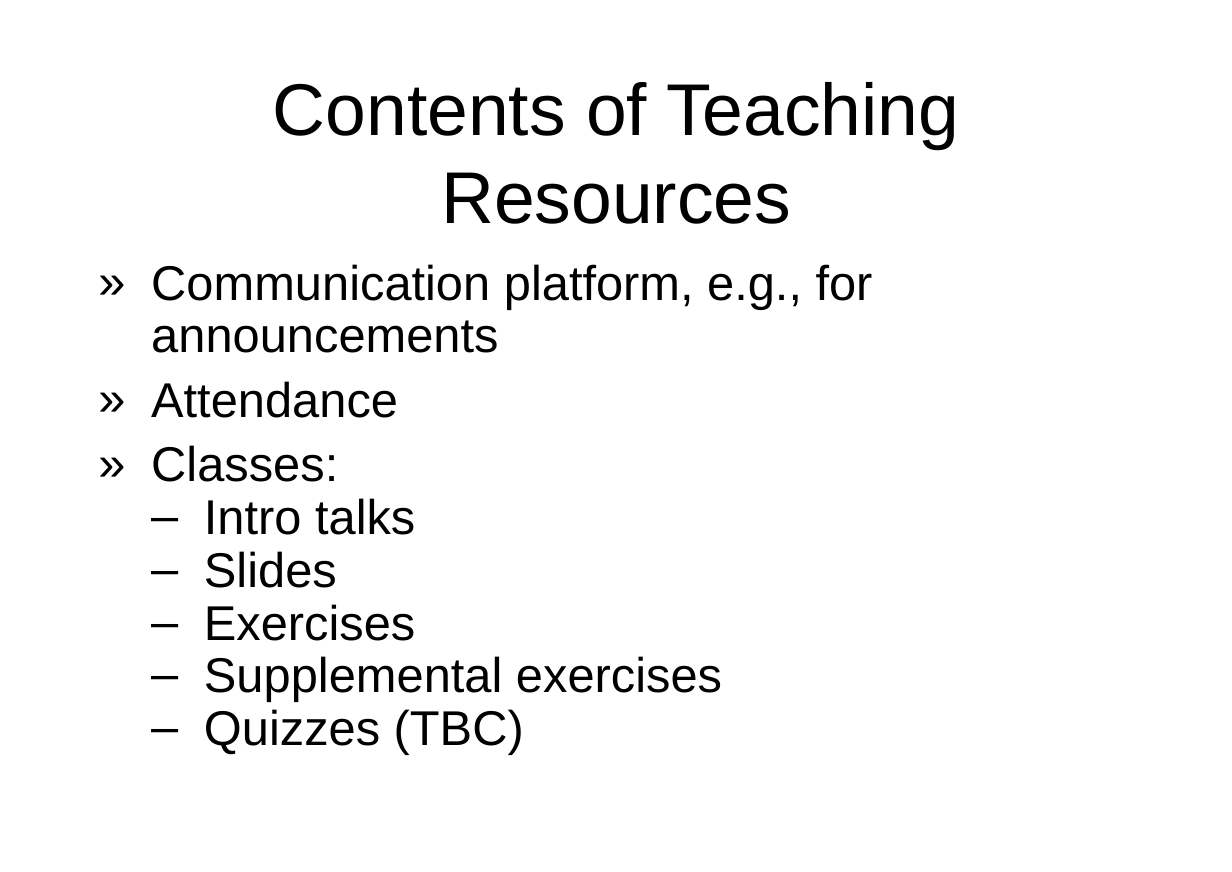
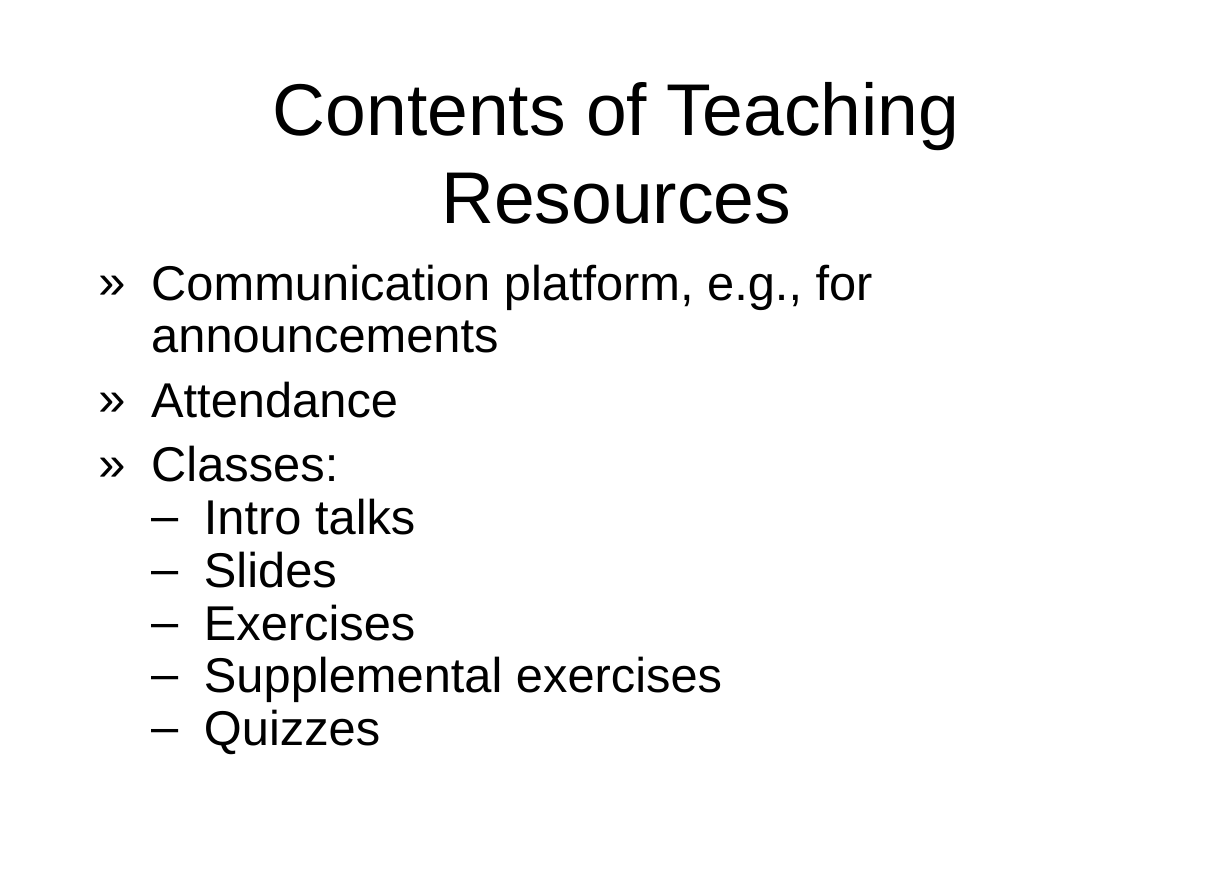
Before and after one commit to miklesz/AMIPaC, a slide deck: slide 5 of (A)MIPaC Introduction.pptx. Drawn at 1232x872 pixels with LibreOffice and Linux fonts; fonts in the diff are those of the drawing; background and template pictures are left out. Boxes give left, top, right and bottom in pixels: in the first picture for what was removed or moved away, otherwise in the second. Text is boxed around its words. In the diff, an @@ line names an element or a change of style, - is before the commit and + after.

```diff
--- a/(A)MIPaC Introduction.pptx
+++ b/(A)MIPaC Introduction.pptx
@@ text at [204, 709, 380, 754]: text changed @@
-  – Quizzes (TBC)
+  – Quizzes
```
Also in this commit, not shown: 3 other slides changed, 3 slides removed, 8 other files.
